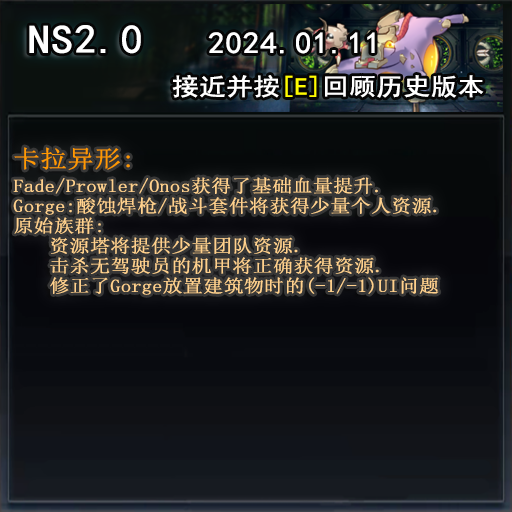
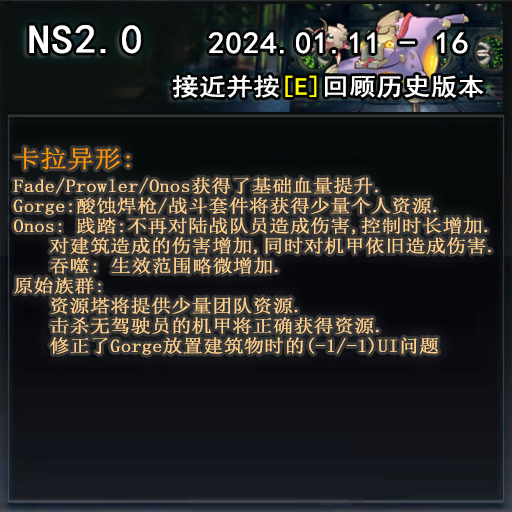
Layers edited between the first and the second 512x512 image:
painted on "卡拉异形: Fade/Prowler/Onos获得了基础血量提升. Gorge:酸蚀焊枪/战斗套件将获得少量个人资源." over [14, 154, 491, 355]
renamed "NS2.0 2024.01.11 接近并按[E]回顾历史版本" to "NS2.0 2024.01.11 - 16 接近并按[E]回顾历史版本", painted on it over [391, 25, 479, 65]
